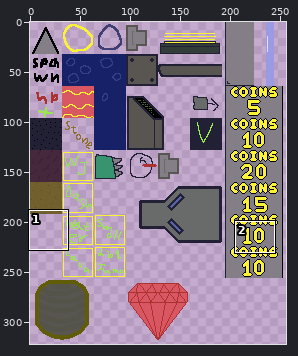
Two versions of one sprite sheet, web/public/assets/images/main_tiles.png. Above, an overview of the earlier version with the close-up marked.
Close-up. As it was:
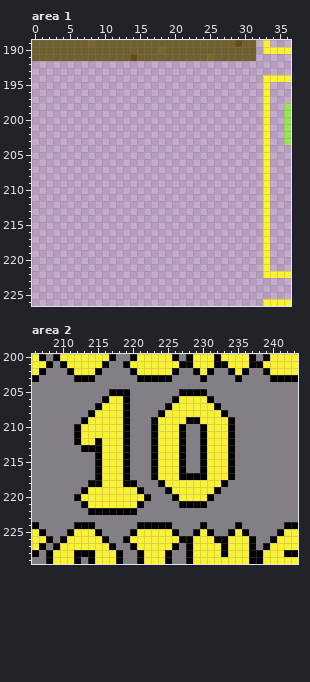
The file is 256x512 pixels. Colours within 5 levels of each other are drawn and written as one. Shown: area 1: x 0..36, y 189..226; area 2: x 206..243, y 200..229. The wide view leaves out empty margins.
And afterwards:
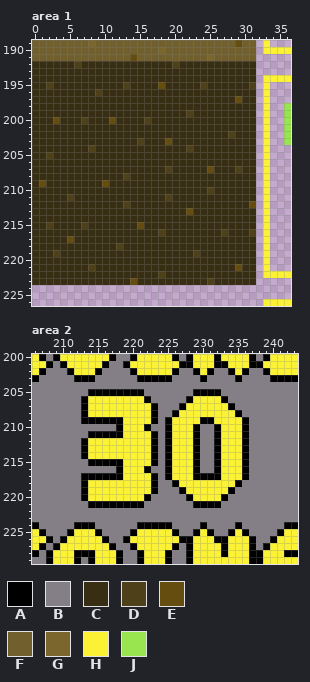
Palette (. is transparent): A #000000  B #847e87  C #382e13  D #4e411a  E #644d0e  F #715f2e  G #7b672d  H #fbf236  J #99e550
Difference:
Area 1:
y 192: x 0..31 ................................ -> CCCCCCDCCCCCCCCCCCCCDCCCCCCCCCCC
y 193..194: x 0..31 ................................ -> CCCCCCCCCCCCCCCCCCCCCCCCCCCCCCCC
y 195: x 0..31 ................................ -> CCDCCCCCCCCCCDCCCCECCCCCDCCCCCCD
y 196: x 0..31 ................................ -> CCCCCCCCCDCCCCCCCCCCCCCCCCCCCCCC
y 197: x 0..31 ................................ -> CCCCCCCCCCCCCCCCCCCCCCCCCCCCCECC
y 198: x 0..31 ................................ -> CCCCCCCCCCCCCCCCCCCCCCCCCCCCCCCC
y 199: x 0..31 ................................ -> CCCCCCCCCCCCCCCCCCCCCCDCCCCCCCCC
y 200: x 0..31 ................................ -> CCCECCCDCCCECCCCDCCCCCCCCCCCCCCC
y 201: x 0..31 ................................ -> CCCCCCCCCCCCCCCCCCCCCCCCCCCCCCCC
y 202: x 0..31 ................................ -> CCCCCCCCCCCCCCCCCCCCCCCCCCCCDCCC
y 203: x 0..31 ................................ -> CCCCCCCCCCCCCCCDCCCECCCCCCCCCCCC
y 204: x 0..31 ................................ -> CCCCCCCCDCCCCCCCCCCCCCDCCCCCCCCC
y 205: x 0..31 ................................ -> CCDCCCCCCCCCCCCCCCCCCCCCCCCCCCCC
y 206: x 0..31 ................................ -> CCCCCCCCCCCCCCCCCCCCCCCCCCCCCCCC
y 207: x 0..31 ................................ -> CCCCCCCCCCCCCCCCCCCDCCCCCECCCDCC
y 208: x 0..31 ................................ -> CCCCCCCCCCCCCDCCCCCCCCCCCCCCCCCC
y 209: x 0..31 ................................ -> CECCCCCCCCECCCCCCCCCCCCCCCCCCCCC
y 210: x 0..31 ................................ -> CCCCCCCCCCCCCCCCCCCCCCCCCDCCCCCC
y 211: x 0..31 ................................ -> CCCCCDCCCCCCCCCCCCCDCCCCCCCCCCCC
y 212: x 0..31 ................................ -> CCCCCCCCCCCCCDCCCCCCCCCCCCCCCCCE
y 213: x 0..31 ................................ -> CCCCCCCCCCCCCCCCCCCCCCECCCCCCCCC
y 214: x 0..31 ................................ -> CCCCCCCCCCCCCCCCCCCCCCCCCCCCCCCC
y 215: x 0..31 ................................ -> CCDCCCCDCCCCCCCECCCCCCCCCCCCCCCC
y 216: x 0..31 ................................ -> CCCCCCCCCCCCCCCCCCDCCCCCCCCDCCCD
y 217: x 0..31 ................................ -> CCCCCECCCCCCCCCCCCCCCCCCCCCCCCCC
y 218: x 0..31 ................................ -> CCCCCCCCCCCCDCCCCCCCCCCCCCCCCCCC
y 219: x 0..31 ................................ -> CCCDCCCCCCCCCCCCCCCCCCCDCCCCCCCC
y 220: x 0..31 ................................ -> CCCCCCCCCCCCCCCCCCCCCCCCCCCCCCCC
y 221: x 0..31 ................................ -> CCCCCCCCDCCCCCCCCCCCCCCCCCCCCECC
y 222: x 0..31 ................................ -> CCCCCCCCCCCCCCCCCCDCCCCCCCCCCCCC
y 223: x 0..31 ................................ -> CCCCCCCCCCCCCCECCCCCCCCCCDCCCCCC
Area 2:
y 205: x 214..216 BBB -> AAA; x 220..221 BB -> AA; x 227..228 AA -> BB; x 231..232 BB -> AA
y 206: x 213..216 BBBA -> AHHH; x 219..222 ABBB -> HHHA; x 226..228 AHH -> BBA; x 231..233 ABB -> HHA
y 207: x 213..215 BBA -> AHH; x 219..223 ABBBB -> HHHHA; x 225..227 AHH -> BBA; x 232..234 ABB -> HHA
y 208: x 213..214 BA -> AH; x 219..226 ABBBBAHH -> HHHHABBA; x 233..235 ABB -> HHA
y 209: x 214..222 HHHHHABBB -> AAAAAHHHH; x 224..225 HH -> BA; x 228..231 AAHH -> HHAA; x 234..236 ABB -> HHA
y 210: x 212..225 AHHHHHHABBBAHH -> BBBBBBAHHHABBA; x 227..232 ABBAHH -> HHABBA; x 234..236 ABB -> HHA
y 211: x 212..222 AHHHHHHABBB -> BBAAAAAHHHH; x 224..225 HH -> BA; x 227..232 ABBAHH -> HHABBA; x 234..236 ABB -> HHA
y 212: x 212..213 AH -> BA; x 215 A -> H; x 219..222 ABBB -> HHHH; x 224..225 HH -> BA; x 227..232 ABBAHH -> HHABBA; x 234..236 ABB -> HHA
y 213: x 214..215 AA -> HH; x 219..222 ABBB -> HHHH; x 224..225 HH -> BA; x 227..232 ABBAHH -> HHABBA; x 234..236 ABB -> HHA
y 214: x 213..215 BBA -> AHH; x 219..222 ABBB -> HHHH; x 224..225 HH -> BA; x 227..232 ABBAHH -> HHABBA; x 234..236 ABB -> HHA
y 215: x 214 B -> A; x 216..222 HHHABBB -> AAAHHHH; x 224..225 HH -> BA; x 227..232 ABBAHH -> HHABBA; x 234..236 ABB -> HHA
y 216: x 215..225 AHHHABBBAHH -> BBBAHHHABBA; x 227..232 ABBAHH -> HHABBA; x 234..236 ABB -> HHA
y 217: x 213..214 BB -> AA; x 216..222 HHHABBB -> AAAHHHH; x 224..225 HH -> BA; x 227..228 AA -> HH; x 231..232 HH -> AA; x 234..236 ABB -> HHA
y 218: x 213..215 BAA -> AHH; x 219..226 AABBBAHH -> HHHHABBA; x 233..235 ABB -> HHA
y 219: x 221..223 ABB -> HHA; x 225..227 AHH -> BBA; x 232..234 ABB -> HHA
y 220: x 212..213 AH -> BA; x 226..228 AHH -> BBA; x 231..233 ABB -> HHA
y 221: x 213..220 AHHHHHHH -> BAAAAAAA; x 227..228 AA -> BB; x 231..232 BB -> AA
y 222: x 214..220 AAAAAAA -> BBBBBBB
Where, in picture pixels (left, top, right, bottom), the same in both close-ups:
added: (32, 61, 256, 285)
changed: (74, 389, 249, 515)
